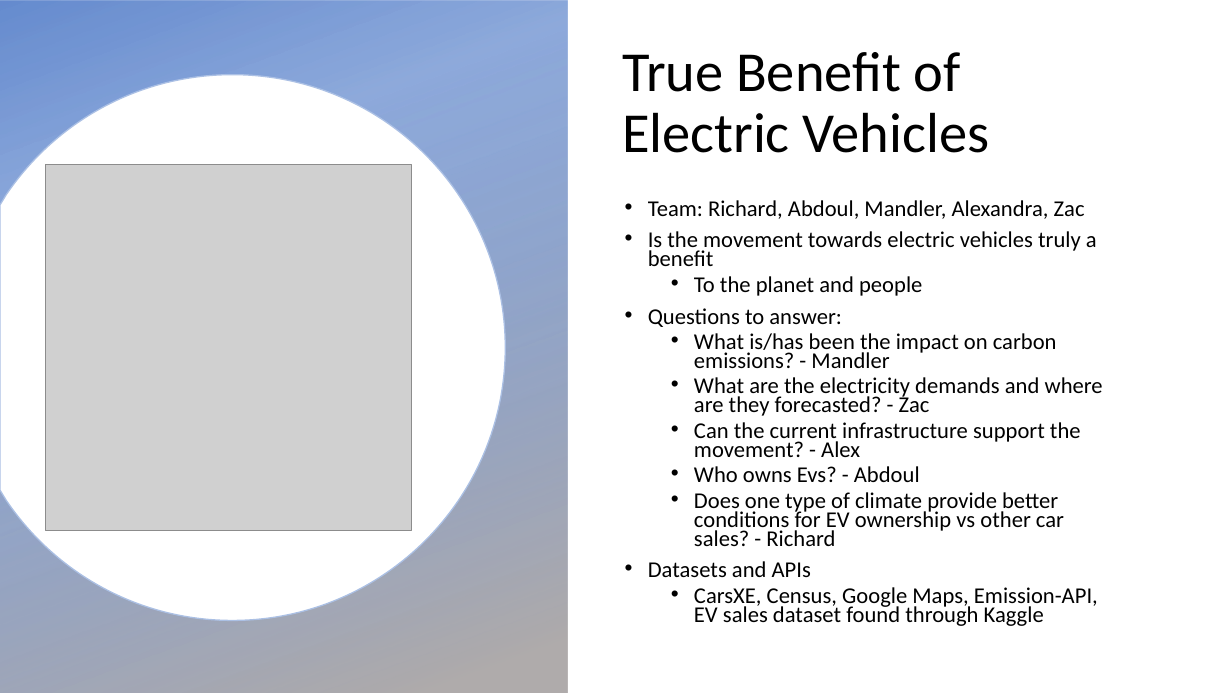
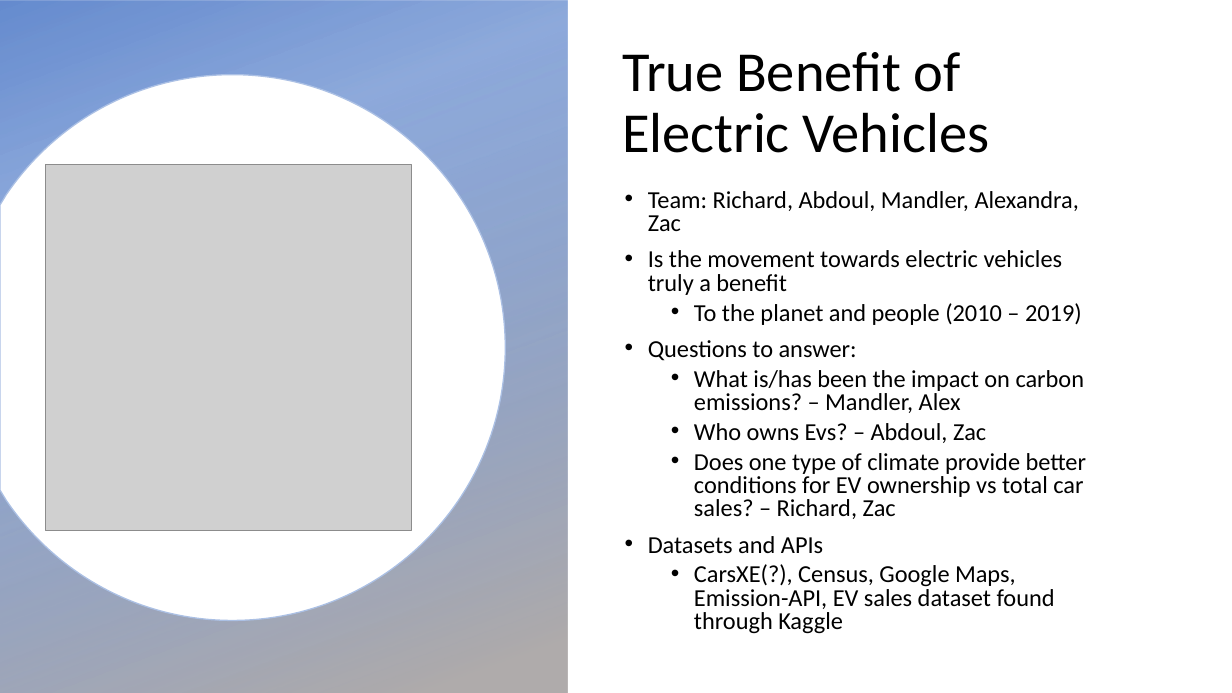
Before and after one commit to Abdoul84/Project-One-, a slide deck: slide 1 of Project Powerpoint Summary.pptx. Drawn at 1232x693 pixels with LibreOffice and Linux fonts; fonts in the diff are those of the drawing; grey boxes stand for pictures; background and template pictures are left out. Boxes give left, top, right and bottom in pixels: in the first picture for what was removed or moved away, otherwise in the second. Text is boxed around its words. In the diff, an @@ line names an element or a change of style, - is before the commit and + after.

Commit message:
Add files via upload
Updated PPT

```diff
--- a/Project Powerpoint Summary.pptx
+++ b/Project Powerpoint Summary.pptx
@@ text at box(648, 191, 1079, 553): size 17.6 to 19 pt in "Team: Richard, Abdoul, Mandler, Alexandra, Zac", "Is the movement towards electric vehicles truly ...", "Questions to answer:", "Datasets and APIs"; line spacing 0.7 to 0.8 @@
@@ text at box(694, 303, 1082, 325): text changed; size 17.6 to 19 pt @@
-  • To the planet and people
+  • To the planet and people (2010 – 2019)
@@ text at box(694, 370, 1086, 519): text changed; size 17.6 to 19 pt @@
-  • What is/has been the impact on carbon emissions? - Mandler
-  • What are the electricity demands and where are they forecasted? - Zac
-  • Can the current infrastructure support the movement? - Alex
-  • Who owns Evs? - Abdoul
-  • Does one type of climate provide better conditions for EV ownership vs other car sales? - Richard
+  • What is/has been the impact on carbon emissions? – Mandler, Alex
+  • Who owns Evs? – Abdoul, Zac
+  • Does one type of climate provide better conditions for EV ownership vs total car sales? – Richard, Zac
@@ text at box(694, 564, 1055, 634): text changed; size 17.6 to 19 pt @@
-  • CarsXE, Census, Google Maps, Emission-API, EV sales dataset found through Kaggle
+  • CarsXE(?), Census, Google Maps, Emission-API, EV sales dataset found through Kaggle
```
